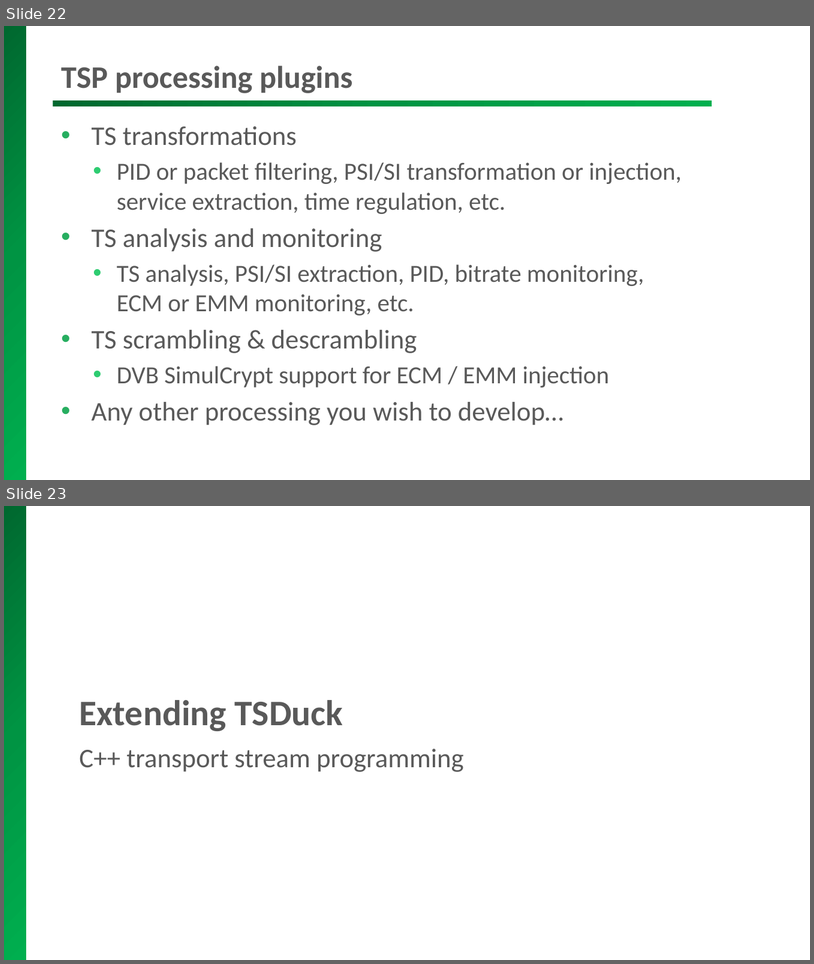
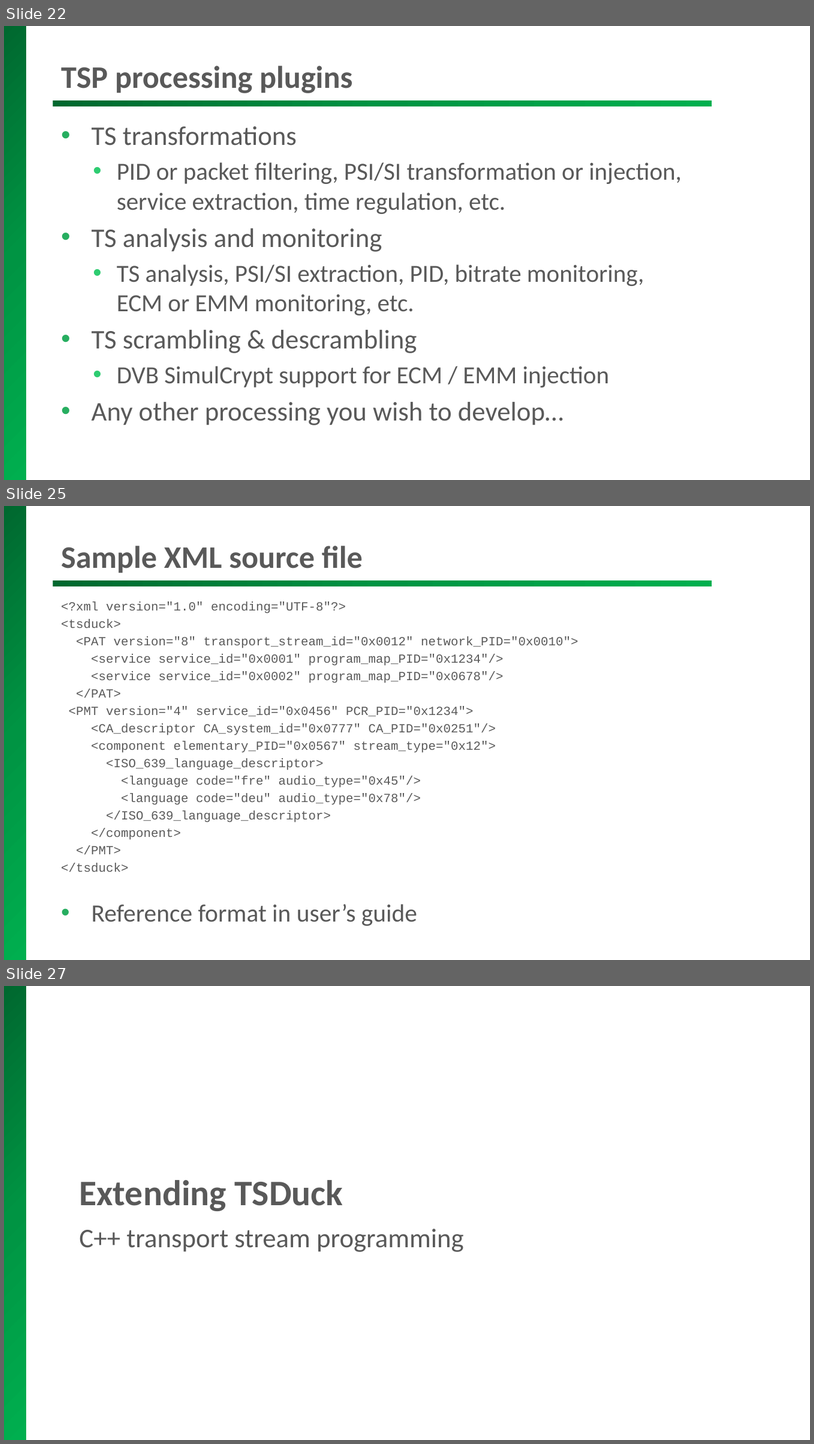
Before and after one commit to tsduck/tsduck, a slide deck: doc/tsduck-presentation.pptx. Shown one above the other, each under a label of ours: slides 22 and 23 before the commit, slides 22, 25 and 27 after it; the slides between them are not shown. The pictures are 814x964 and 814x1444 pixels, drawn with LibreOffice and Linux fonts; fonts in the diff are those of the drawing; background and template pictures are left out. Boxes give left, top, right and bottom in pixels: in the first picture for what was removed or moved away, otherwise in the second. Text is boxed around its words. In the diff, an @@ line names an element or a change of style, - is before the commit and + after.

```diff
--- a/doc/tsduck-presentation.pptx
+++ b/doc/tsduck-presentation.pptx
@@ slide 25 added at <box>4,506,810,960</box>, background #FFFFFF; not listed: 2 template elements that a slide beside it also shows @@
@@ title added at <box>61,546,363,573</box>, 28 pt, text #595959, bold @@
+Sample XML source file
@@ text added at <box>61,601,578,925</box>, 11.1 pt, text #595959 @@
+<?xml version="1.0" encoding="UTF-8"?>
+<tsduck>
+<PAT version="8" transport_stream_id="0x0012" network_PID="0x0010">
+<service service_id="0x0001" program_map_PID="0x1234"/>
+<service service_id="0x0002" program_map_PID="0x0678"/>
+</PAT>
+<PMT version="4" service_id="0x0456" PCR_PID="0x1234">
+<CA_descriptor CA_system_id="0x0777" CA_PID="0x0251"/>
+<component elementary_PID="0x0567" stream_type="0x12">
+<ISO_639_language_descriptor>
+<language code="fre" audio_type="0x45"/>
+<language code="deu" audio_type="0x78"/>
+</ISO_639_language_descriptor>
+</component>
+</PMT>
+</tsduck>
+• Reference format in user’s guide
@@ what was slide 23 is now slide 27 @@
```
Also in this commit, not shown: 3 slides changed, 3 other slides added, 13 other files.
